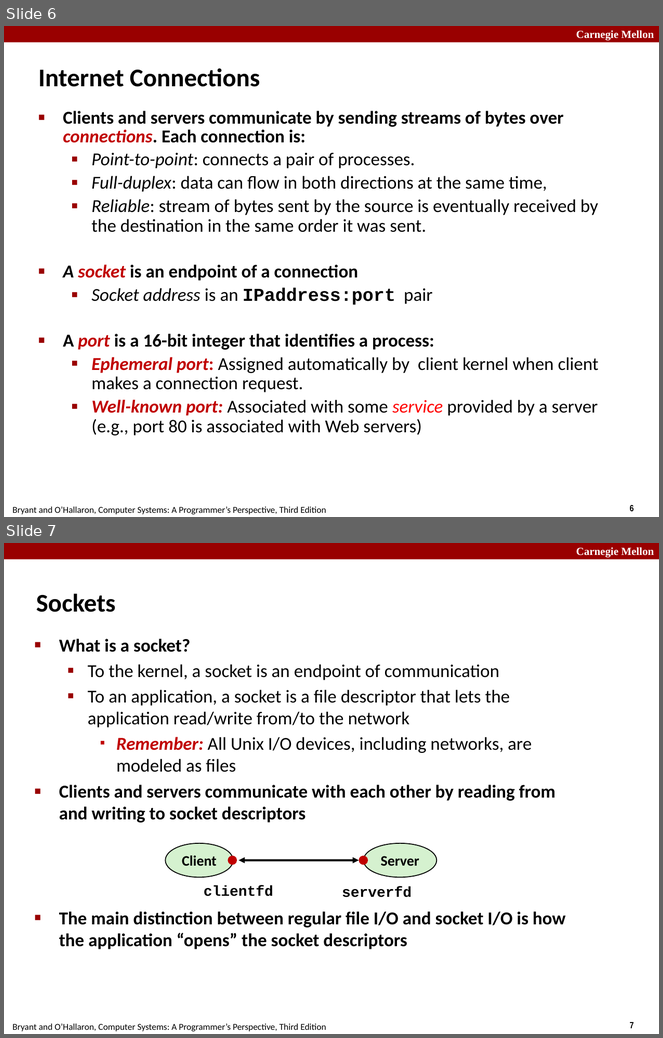
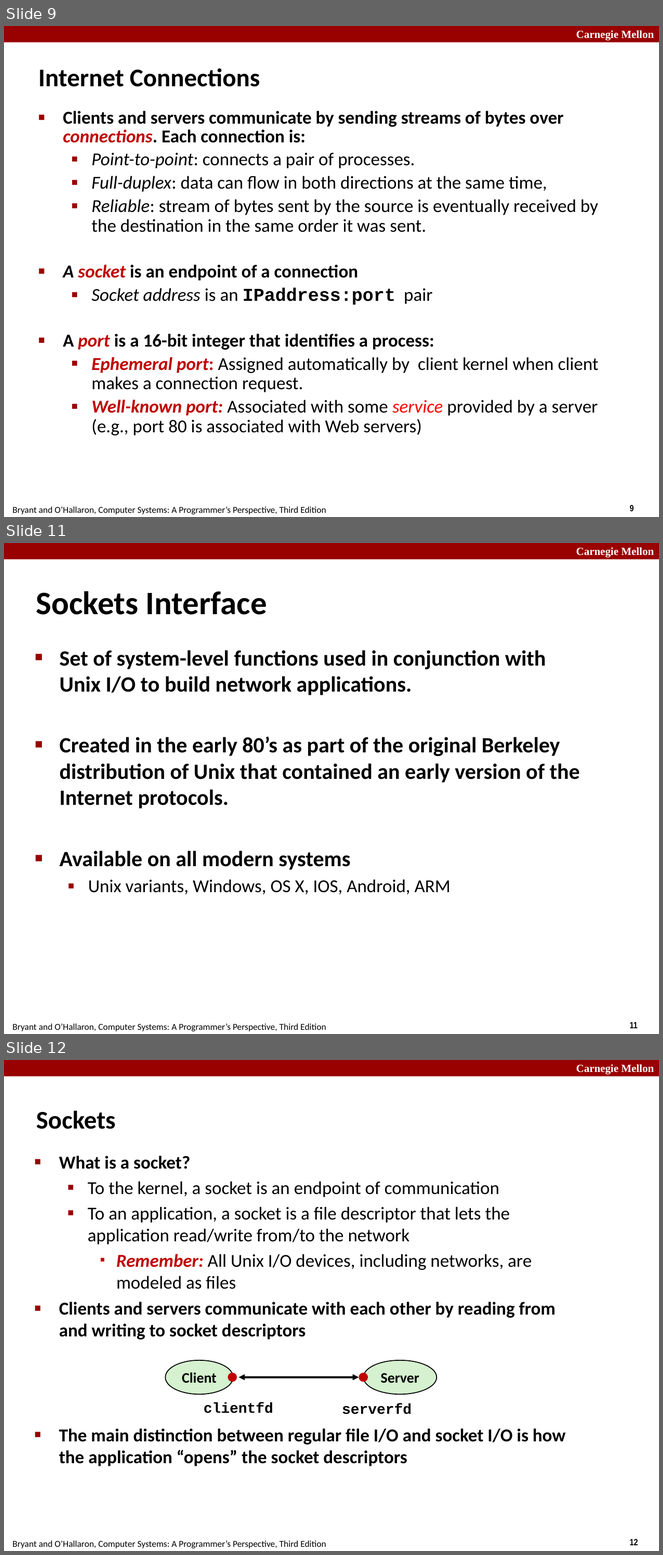
Before and after one commit to diku-compSys/compSys-e2021-pub, a slide deck: lectures/211101_network_programming/slides.odp. Shown one above the other, each under a label of ours: slides 6 and 7 before the commit, slides 9, 11 and 12 after it; the slides between them are not shown. The pictures are 663x1038 and 663x1555 pixels, drawn with LibreOffice and Linux fonts; fonts in the diff are those of the drawing. Boxes give left, top, right and bottom in pixels: in the first picture for what was removed or moved away, otherwise in the second. Text is boxed around its words. In the diff, an @@ line names an element or a change of style, - is before the commit and + after.

```diff
--- a/lectures/211101_network_programming/slides.odp
+++ b/lectures/211101_network_programming/slides.odp
@@ slide 11 added at [4, 543, 659, 1034], background #FFFFFF; not listed: 4 template elements that a slide beside it also shows @@
@@ title added at [36, 591, 267, 615], 36 pt, text #000000, bold @@
+Sockets Interface
@@ text added at [60, 650, 580, 895], 24 pt, text #000000, bold @@
+■ Set of system-level functions used in conjunction with Unix I/O to build network applications.
+■ Created in the early 80’s as part of the original Berkeley distribution of Unix that contained an early version of the Internet protocols.
+■ Available on all modern systems
+  ▪ Unix variants, Windows, OS X, IOS, Android, ARM
@@ what was slide 6 is now slide 9 @@
@@ what was slide 7 is now slide 12 @@
@@ page number at [630, 1539, 638, 1546]: text changed @@
-7
+12
```
Also in this commit, not shown: 3 slides changed, 14 other slides added, 6 slides removed, 3 other files.
